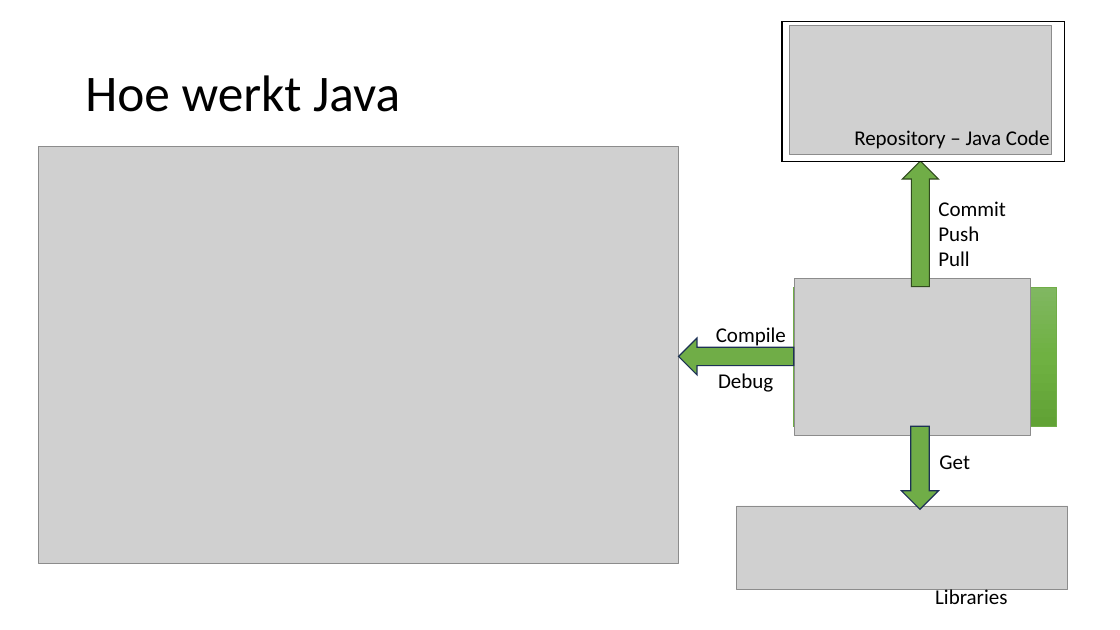
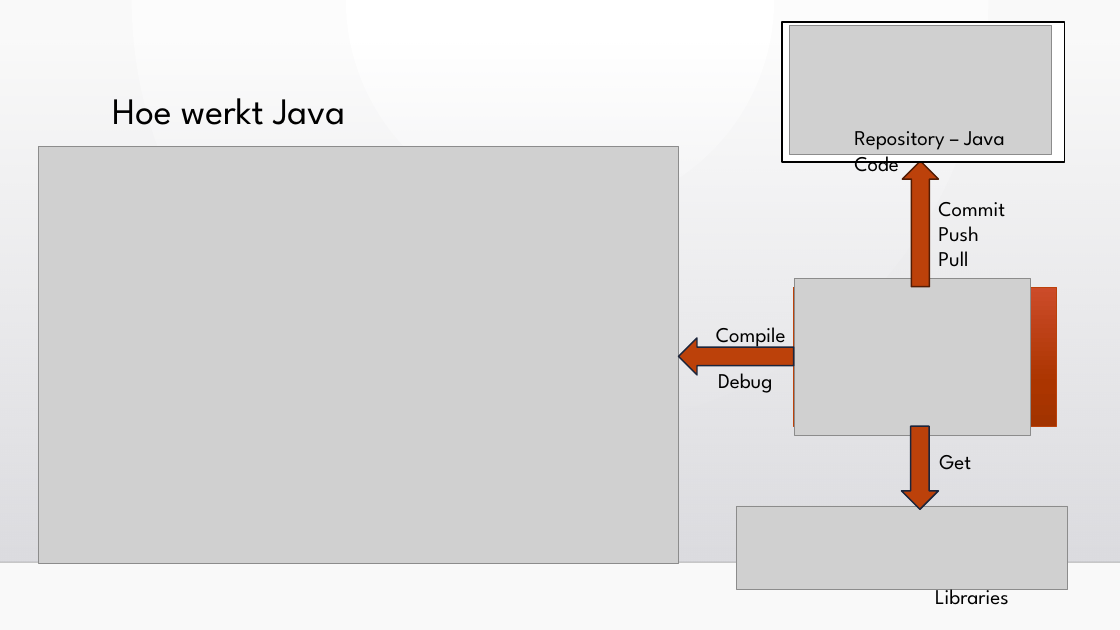
Before and after one commit to otcap/training, a slide deck: slide 5 of java/quickstart/presentatie/Java training - Quickstart.pptx (slide 4 before the commit). Drawn at 1120x630 pixels with LibreOffice and Linux fonts; fonts in the diff are those of the drawing; grey boxes stand for pictures; background and template pictures are left out. Boxes give left, top, right and bottom in pixels: in the first picture for what was removed or moved away, otherwise in the second. Text is boxed around its words. In the diff, an @@ line names an element or a change of style, - is before the commit and + after.

```diff
--- a/java/quickstart/presentatie/Java training - Quickstart.pptx
+++ b/java/quickstart/presentatie/Java training - Quickstart.pptx
@@ background #FFFFFF to gradient #FFFFFF to #FAFAFA @@
@@ rectangle at (782,22,1065,162): outline #000000 1 pt to #000000 1.25 pt @@
@@ rectangle added at (0,43,1120,562), fill gradient #DCDCE0 to #DEDEE2 @@
@@ title "Hoe werkt Java": place and size @@
-title "Hoe werkt Java" at (85,75,400,112)
+title "Hoe werkt Java" at (112,98,345,125)
@@ title "Hoe werkt Java" at (112,98,345,125): size 44 to 32 pt, font Calibri to League Spartan; vertical alignment middle to top @@
@@ down arrow at (902,161,939,287): fill #70AD47 to #BC410A; outline #314C1F 1 pt to #521C04 1.25 pt @@
@@ rectangle at (794,287,1057,426): fill gradient #81B861 to #6FB242 to #62A336 to gradient #CD4B2A to #AC3500 to #A43300; outline #70AD47 0.5 pt to #BC410A 0.75 pt @@
@@ left arrow at (679,338,794,375): fill #70AD47 to #BC410A; outline #1E3256 1 pt to #1C253C 1.25 pt @@
@@ left arrow at (902,426,939,510): fill #70AD47 to #BC410A; outline #1E3256 1 pt to #1C253C 1.25 pt @@
@@ line added from (0, 562) to (1120, 562), #000001 1 pt @@
@@ font Calibri to League Spartan in 6 elements at (854,131,1004,172), (938,202,1005,267), (716,327,786,348), (718,373,773,393), (939,455,971,470), (935,583,1009,605) @@
```
Also in this commit, not shown: 17 other slides changed, 1 slide added.
